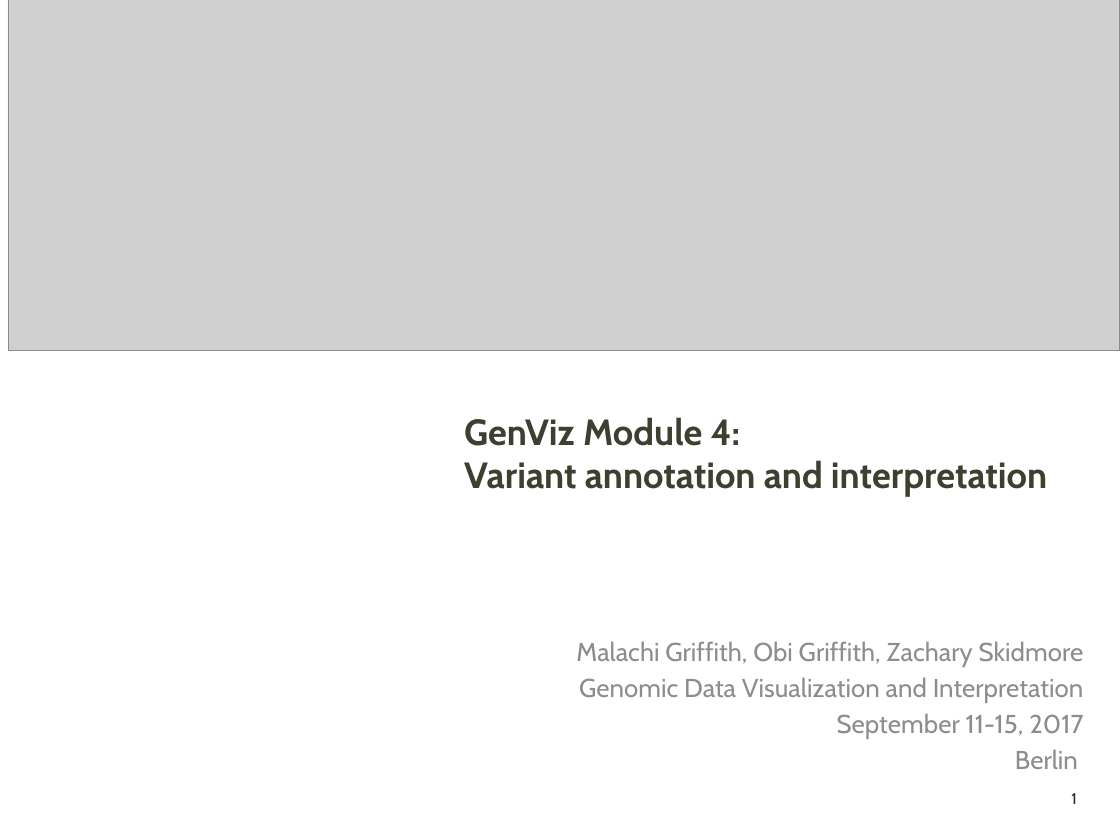
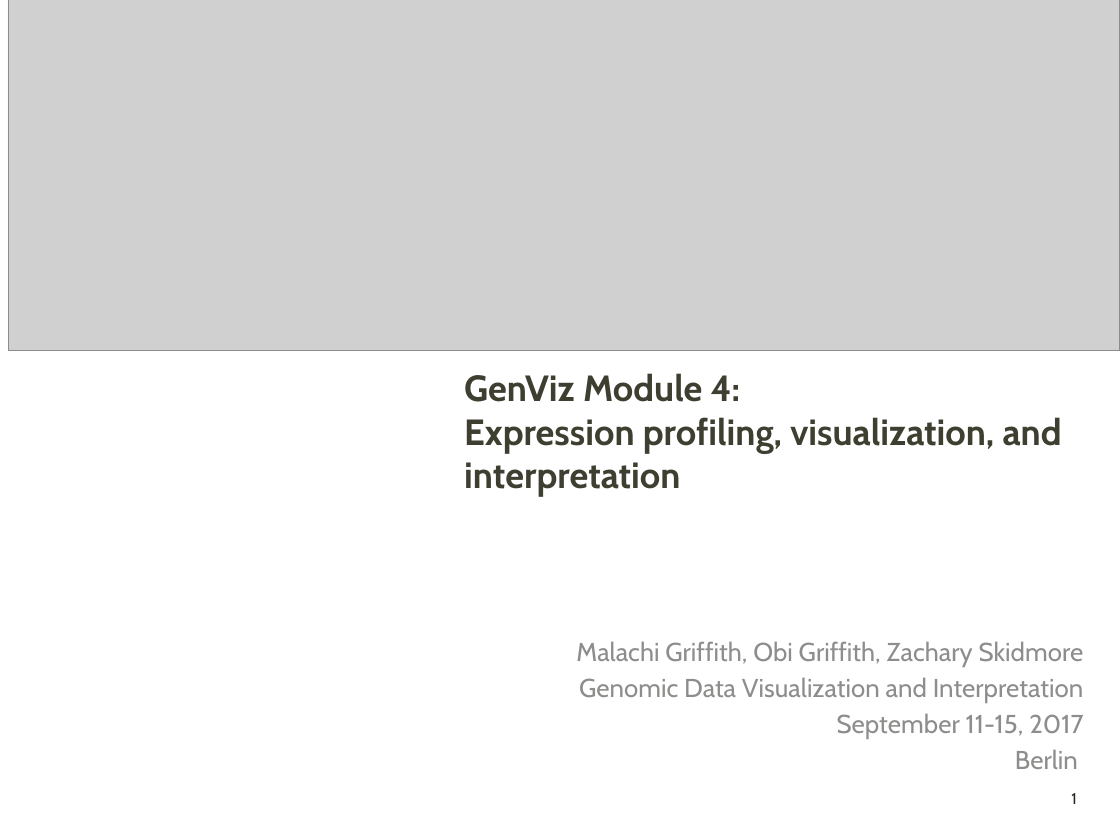
Before and after one commit to griffithlab/genviz.org, a slide deck: slide 1 of lectures/GenViz_Module4_Lecture.pptx. Drawn at 1120x840 pixels with LibreOffice and Linux fonts; fonts in the diff are those of the drawing; grey boxes stand for pictures; background and template pictures are left out. Boxes give left, top, right and bottom in pixels: in the first picture for what was removed or moved away, otherwise in the second. Text is boxed around its words. In the diff, an @@ line names an element or a change of style, - is before the commit and + after.

```diff
--- a/lectures/GenViz_Module4_Lecture.pptx
+++ b/lectures/GenViz_Module4_Lecture.pptx
@@ title at [464,373,1062,497]: text changed @@
-GenViz Module 4:
-Variant annotation and interpretation
+GenViz Module 4:
+Expression profiling, visualization, and interpretation
```
Also in this commit, not shown: 2 other slides changed, 6 other files.
